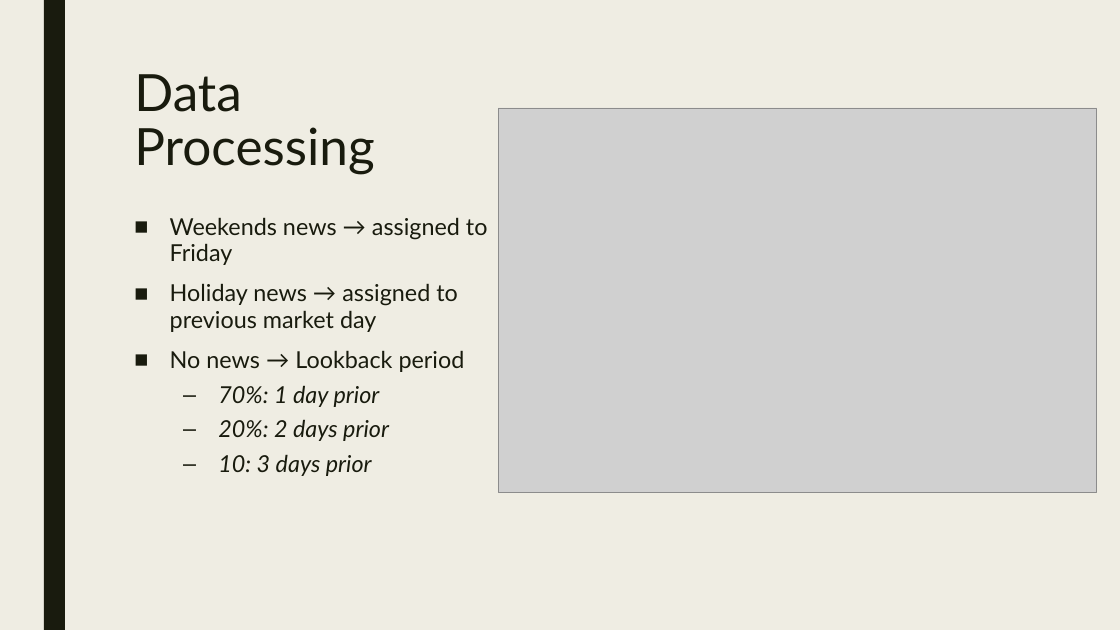
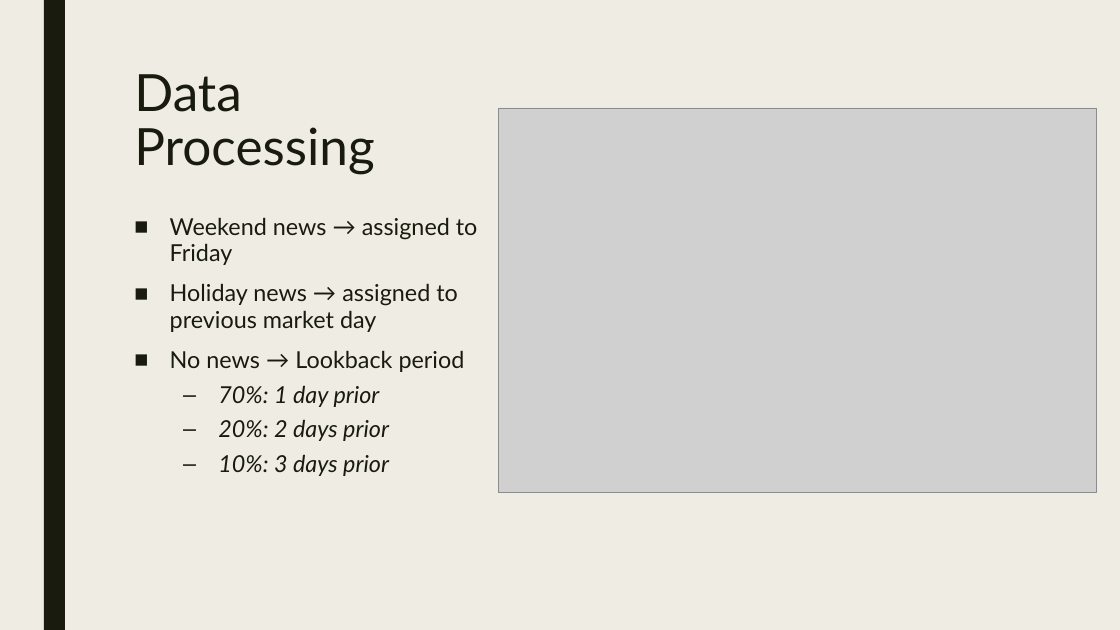
Before and after one commit to typaint/capstone, a slide deck: slide 2 of updates/update9.pptx. Drawn at 1120x630 pixels with LibreOffice and Linux fonts; fonts in the diff are those of the drawing; grey boxes stand for pictures. Boxes give left, top, right and bottom in pixels: in the first picture for what was removed or moved away, otherwise in the second. Text is boxed around its words. In the diff, an @@ line names an element or a change of style, - is before the commit and + after.

```diff
--- a/updates/update9.pptx
+++ b/updates/update9.pptx
@@ text at (x1=170, y1=217, x2=478, y2=265): text changed @@
-■ Weekends news → assigned to Friday
+■ Weekend news → assigned to Friday
@@ text at (x1=218, y1=454, x2=389, y2=476): text changed @@
-  – 10: 3 days prior
+  – 10%: 3 days prior
```
Also in this commit, not shown: 2 other slides changed, 25 other files.
